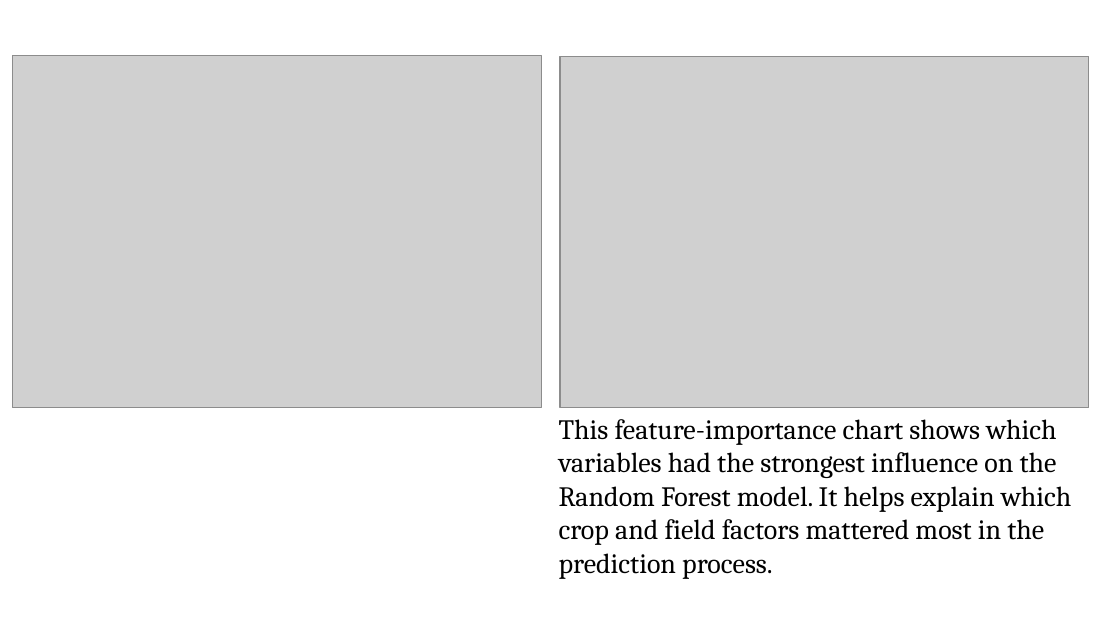
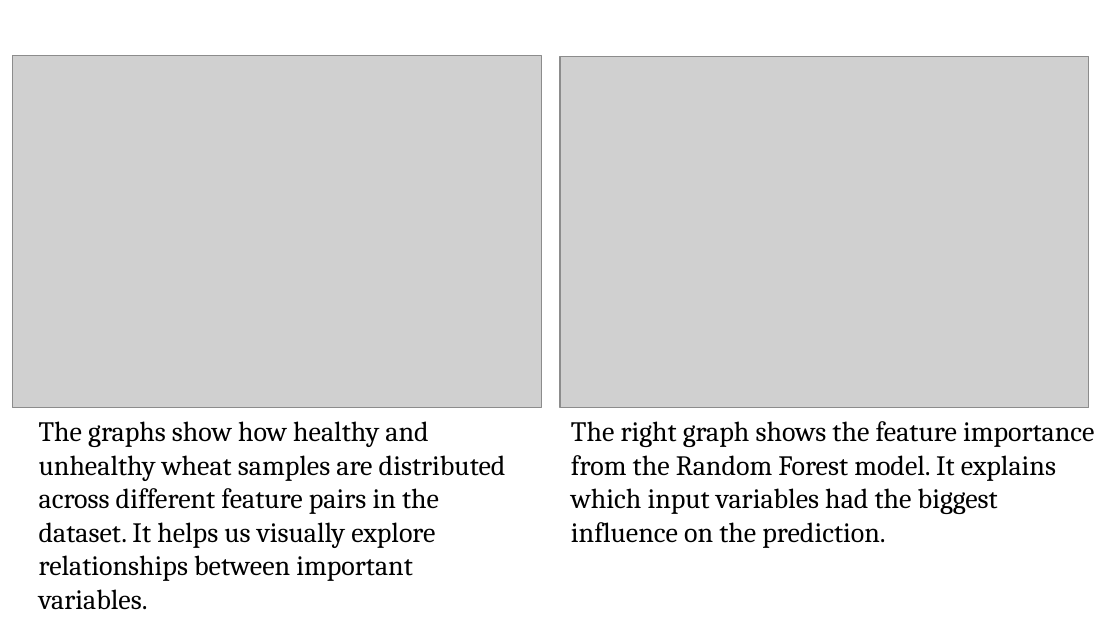
Before and after one commit to eloiherman/CropDiseasePredictor, a slide deck: slide 4 of CropAI_Project_Presentation.pptx. Drawn at 1120x630 pixels with LibreOffice and Linux fonts; fonts in the diff are those of the drawing; grey boxes stand for pictures. Boxes give left, top, right and bottom in pixels: in the first picture for what was removed or moved away, otherwise in the second. Text is boxed around its words. In the diff, an @@ line names an element or a change of style, - is before the commit and + after.

```diff
--- a/CropAI_Project_Presentation.pptx
+++ b/CropAI_Project_Presentation.pptx
@@ text added at <box>39,421,506,610</box>, 18 pt, text #000000 @@
+The graphs show how healthy and unhealthy wheat samples are distributed across different feature pairs in the dataset. It helps us visually explore relationships between important variables.
@@ text at <box>571,421,1095,548</box>: text changed @@
-This feature-importance chart shows which variables had the strongest influence on the Random Forest model. It helps explain which crop and field factors mattered most in the prediction process.
+The right graph shows the feature importance from the Random Forest model. It explains which input variables had the biggest influence on the prediction.
```
Also in this commit, not shown: 1 other slide changed.
